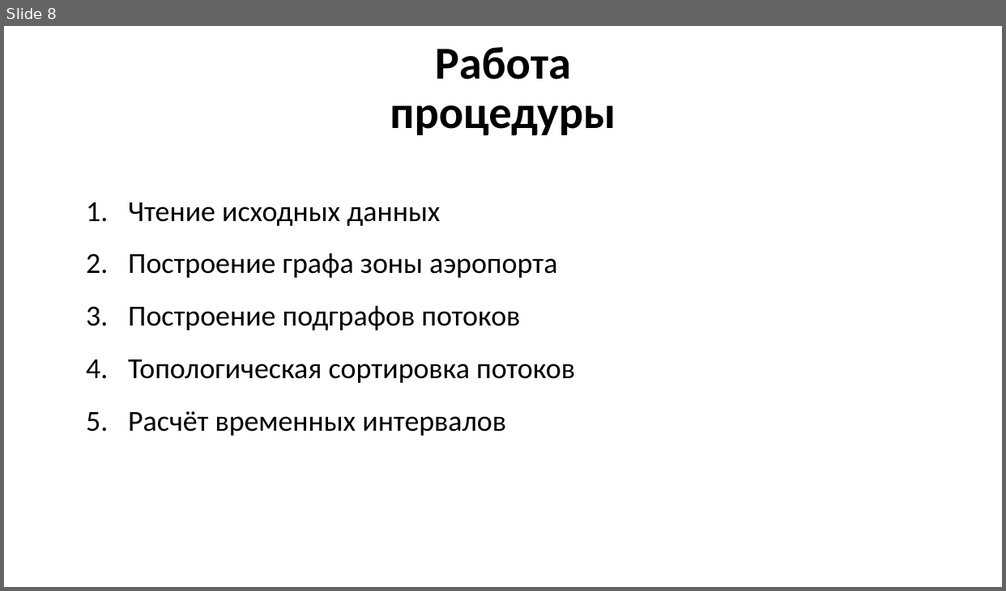
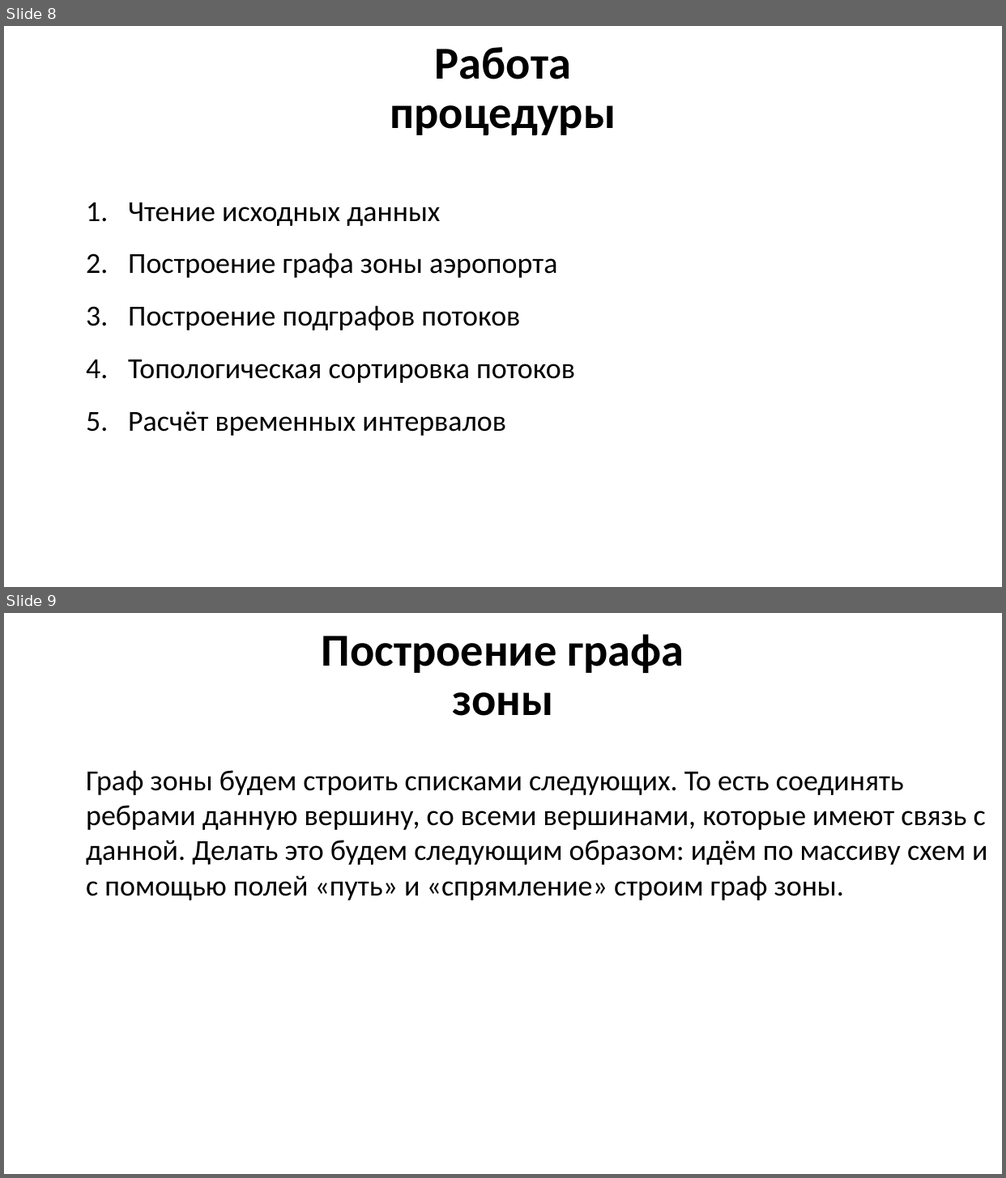
Before and after one commit to GooDgRaF/Bachelor_diplom, a slide deck: Диплом/Презентация ВКР.pptx. Shown one above the other, each under a label of ours: slide 8 before the commit, slides 8 and 9 after it. The pictures are 1006x591 and 1006x1178 pixels, drawn with LibreOffice and Linux fonts; fonts in the diff are those of the drawing; background and template pictures are left out. Boxes give left, top, right and bottom in pixels: in the first picture for what was removed or moved away, otherwise in the second. Text is boxed around its words. In the diff, an @@ line names an element or a change of style, - is before the commit and + after.

```diff
--- a/Диплом/Презентация ВКР.pptx
+++ b/Диплом/Презентация ВКР.pptx
@@ slide 9 added at <box>4,613,1002,1174</box>, background picture (left out) @@
@@ text added at <box>322,634,684,716</box>, 44 pt, text #000000, bold @@
+Построение графа зоны
@@ text added at <box>86,770,987,901</box>, 28 pt, text #000000 @@
+Граф зоны будем строить списками следующих. То есть соединять ребрами данную вершину, со всеми вершинами, которые имеют связь с данной. Делать это будем следующим образом: идём по массиву схем и с помощью полей «путь» и «спрямление» строим граф зоны.
```
Also in this commit, not shown: 9 other slides added, 5 other files.
